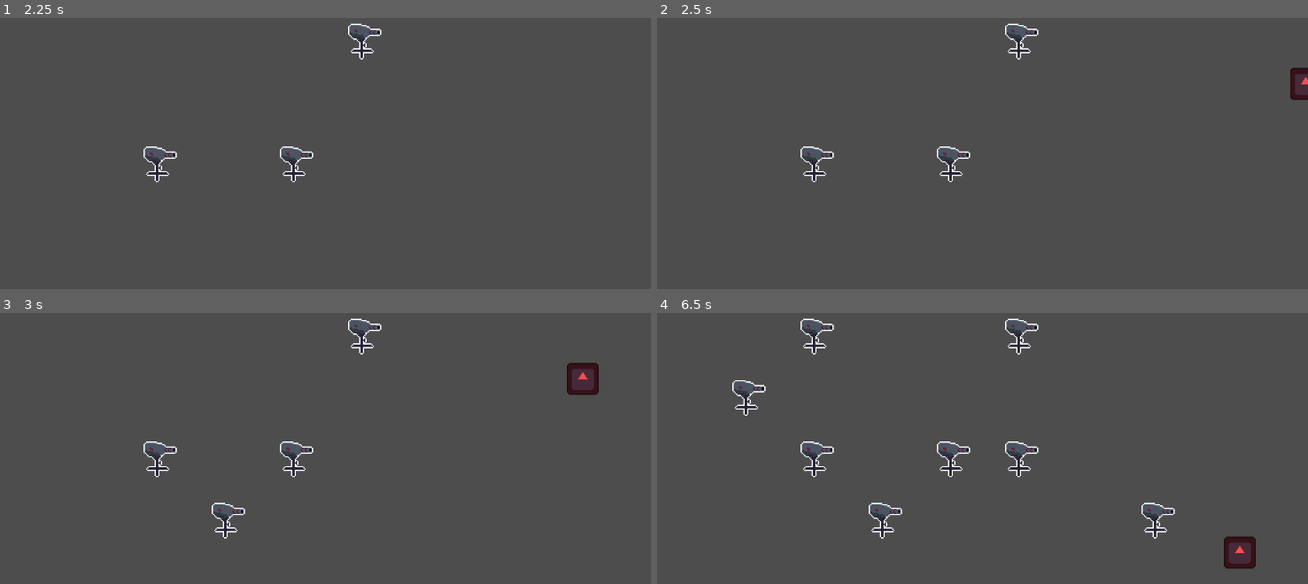
Above: before the commit, frames 1-4 (two rows, left to right).
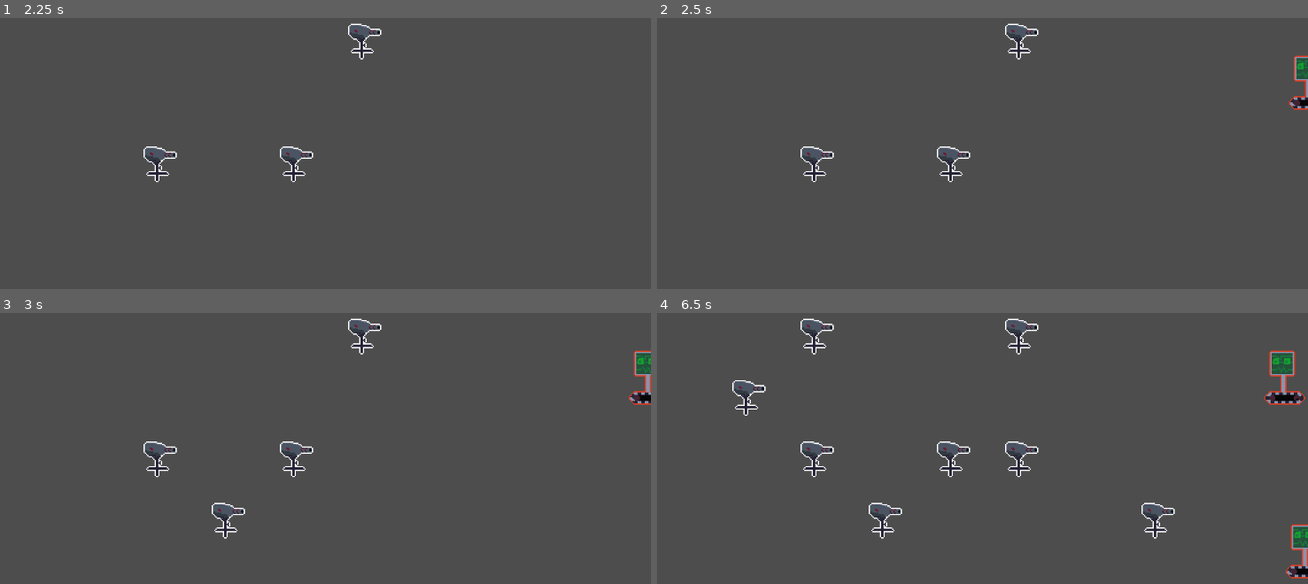
Above: after the commit, the same moments.

Repository: AuraDvin/MvR
Game: Godot game, scene res://levels/basic_level/basic_level.tscn
Same seed, same stepped clock (60 frames per second), same inputs: the game is played once before the commit and once after it. The engine's default icon, where the game draws it, is replaced by a stand-in: a white triangle on a blue panel in a dark square.
Inputs (mouse positions are in pixels of both pictures, inside the frame that each line leads up to):
- Up to frame 1 (2.25 s): tap Enter at 0.5, 2 s; move the mouse to (292, 167) at 0.52 s; click (292, 167) at 0.67 s; tap Space at 1.25 s; move the mouse to (156, 175) at 1.27 s; click (156, 175) at 1.42 s; move the mouse to (371, 69) at 2.02 s; click (371, 69) at 2.17 s
- Up to frame 2 (2.5 s): no input
- Up to frame 3 (3 s): move the mouse to (260, 529) at 2.77 s; click (260, 529) at 2.92 s
- Up to frame 4 (6.5 s): move the mouse to (1164, 510) at 3.52 s; click (1164, 510) at 3.67 s; move the mouse to (741, 391) at 4.27 s; click (741, 391) at 4.42 s; tap Space at 5 s; move the mouse to (989, 451) at 5.02 s; click (989, 451) at 5.17 s; move the mouse to (845, 350) at 5.77 s; click (845, 350) at 5.92 s

Frame 1 is identical in both runs. In frame 2, 0.5% of the frame differs, in the area x 97-100%, y 13-34%; in frame 3, 1.0%; in frame 4, 1.7%, in the area x 87-100%, y 13-99%.

Commit message:
created enemy animation

Diff:
--- a/characters/enemies/basic_enemy/basic_enemy.tscn
+++ b/characters/enemies/basic_enemy/basic_enemy.tscn
@@ -1,13 +1,63 @@
-[gd_scene load_steps=5 format=3 uid="uid://c31r4xho31h28"]
+[gd_scene load_steps=12 format=3 uid="uid://c31r4xho31h28"]
 
 [ext_resource type="Script" uid="uid://blk2rivjn6jmj" path="res://characters/enemies/basic_enemy/basic_enemy.gd" id="1_hlkjt"]
-[ext_resource type="Texture2D" uid="uid://bdk0eqv2uxunq" path="res://icon.svg" id="2_vt4g7"]
+[ext_resource type="Texture2D" uid="uid://biio8yughr7o8" path="res://assets/textures/tracks-sheet.png" id="2_c4jce"]
+[ext_resource type="Texture2D" uid="uid://cfkxo7w1h4jx7" path="res://assets/textures/simple-enemy-body.png" id="3_0mce4"]
 
 [sub_resource type="RectangleShape2D" id="RectangleShape2D_c4jce"]
 size = Vector2(51.84, 51.84)
 
 [sub_resource type="RectangleShape2D" id="RectangleShape2D_0mce4"]
 size = Vector2(42, 20)
+
+[sub_resource type="AtlasTexture" id="AtlasTexture_c4jce"]
+atlas = ExtResource("2_c4jce")
+region = Rect2(0, 0, 35, 13)
+
+[sub_resource type="AtlasTexture" id="AtlasTexture_0mce4"]
+atlas = ExtResource("2_c4jce")
+region = Rect2(35, 0, 35, 13)
+
+[sub_resource type="AtlasTexture" id="AtlasTexture_m50j3"]
+atlas = ExtResource("2_c4jce")
+region = Rect2(70, 0, 35, 13)
+
+[sub_resource type="AtlasTexture" id="AtlasTexture_jdxxv"]
+atlas = ExtResource("2_c4jce")
+region = Rect2(105, 0, 35, 13)
+
+[sub_resource type="AtlasTexture" id="AtlasTexture_el2ld"]
+atlas = ExtResource("2_c4jce")
+region = Rect2(140, 0, 35, 13)
+
+[sub_resource type="SpriteFrames" id="SpriteFrames_hh672"]
+resource_local_to_scene = true
+animations = [{
+"frames": [],
+"loop": true,
+"name": &"default",
+"speed": 5.0
+}, {
+"frames": [{
+"duration": 1.0,
+"texture": SubResource("AtlasTexture_c4jce")
+}, {
+"duration": 1.0,
+"texture": SubResource("AtlasTexture_0mce4")
+}, {
+"duration": 1.0,
+"texture": SubResource("AtlasTexture_m50j3")
+}, {
+"duration": 1.0,
+"texture": SubResource("AtlasTexture_jdxxv")
+}, {
+"duration": 1.0,
+"texture": SubResource("AtlasTexture_el2ld")
+}],
+"loop": true,
+"name": &"tracks_roll",
+"speed": 9.0
+}]
 
 [node name="BasicEnemy" type="Node2D"]
 script = ExtResource("1_hlkjt")
@@ -23,10 +73,18 @@
 position = Vector2(-47.25, 0)
 shape = SubResource("RectangleShape2D_0mce4")
 
+[node name="AnimatedSprite2D" type="AnimatedSprite2D" parent="."]
+position = Vector2(3, 31)
+scale = Vector2(2, 2)
+sprite_frames = SubResource("SpriteFrames_hh672")
+animation = &"tracks_roll"
+autoplay = "tracks_roll"
+frame_progress = 0.7061962
+
 [node name="Sprite2D" type="Sprite2D" parent="."]
-modulate = Color(1, 0.3, 0.3, 1)
-scale = Vector2(0.405, 0.405)
-texture = ExtResource("2_vt4g7")
+position = Vector2(3, -13)
+scale = Vector2(2, 2)
+texture = ExtResource("3_0mce4")
 
 [node name="AttackTimer" type="Timer" parent="."]
 one_shot = true
--- a/characters/enemies/enemy.gd
+++ b/characters/enemies/enemy.gd
@@ -11,7 +11,7 @@
 var towers_in_range = {}
 
 @export var speed: float
-@export var max_speed: float = 1000.0
+@export var max_speed: float = 10.0
 @export var health_points: int = 3
 
 @onready var body_area: Area2D = $BodyArea2D
Binary file added: assets/textures/simple-enemy-body.png
Not shown, added: assets/textures/simple-enemy-body.png.import
